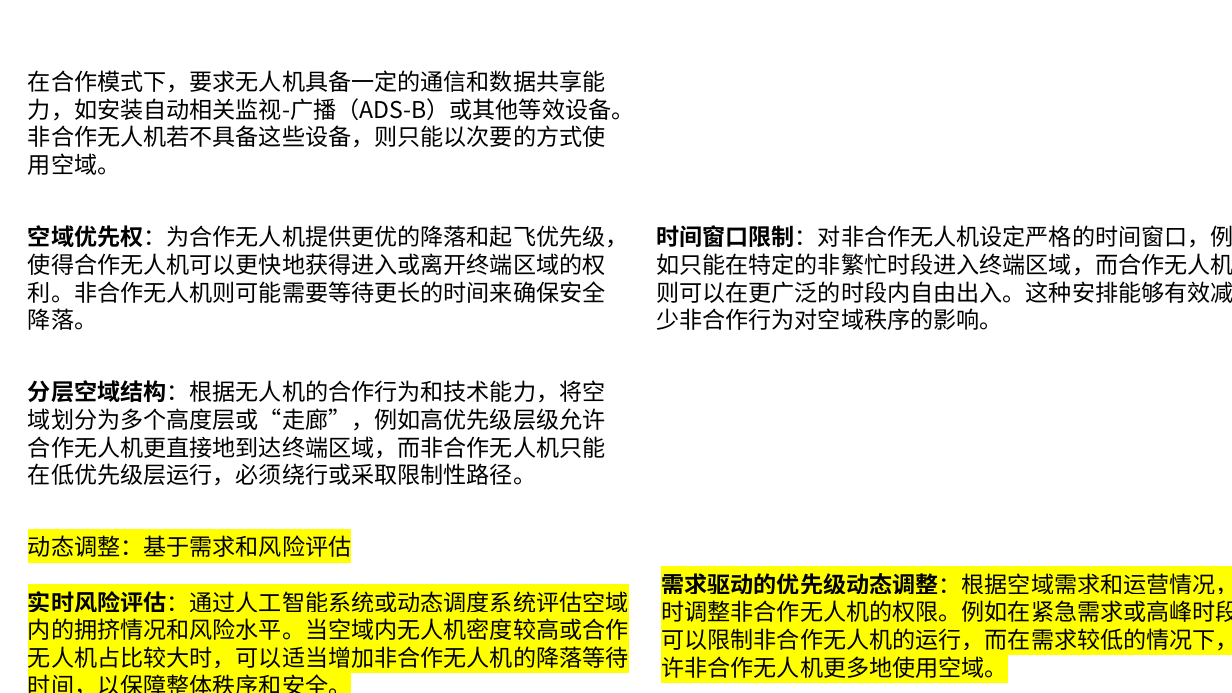
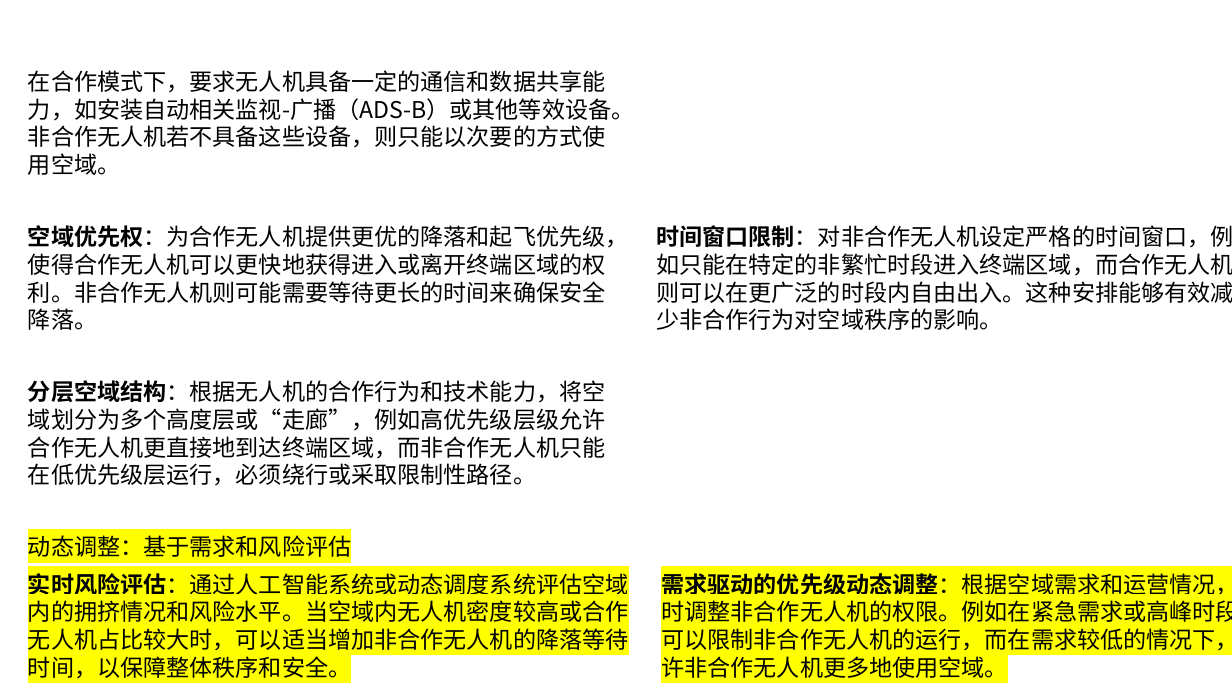
Before and after one commit to Wangjubo888/AAP_article, a slide deck: slide 19 of 汇报/组会汇报.pptx (slide 15 before the commit). Drawn at 1232x693 pixels with LibreOffice and Linux fonts; fonts in the diff are those of the drawing. Boxes give left, top, right and bottom in pixels: in the first picture for what was removed or moved away, otherwise in the second. Text is boxed around its words. In the diff, an @@ line names an element or a change of style, - is before the commit and + after.

```diff
--- a/汇报/组会汇报.pptx
+++ b/汇报/组会汇报.pptx
@@ text "实时风险评估：通过人工智能系统或动态调度系统评估空域内的拥挤情况和风险水平。当空域内无人机密度较高或合作无人机占比较大时 ..." rewrapped from bbox=[28, 591, 629, 668] to bbox=[28, 573, 629, 679] @@
```
Also in this commit, not shown: 1 other slide changed, 5 slides added, 47 other files.
